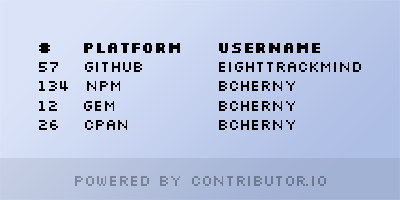
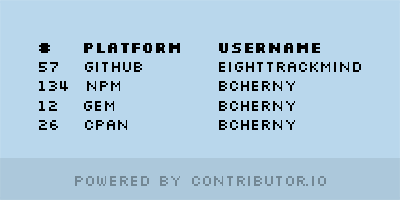
The second 400 x 200 image is a revision of the first. Changes to its layers:
pixels changed over [0, 0, 400, 200] (layer not identified)
